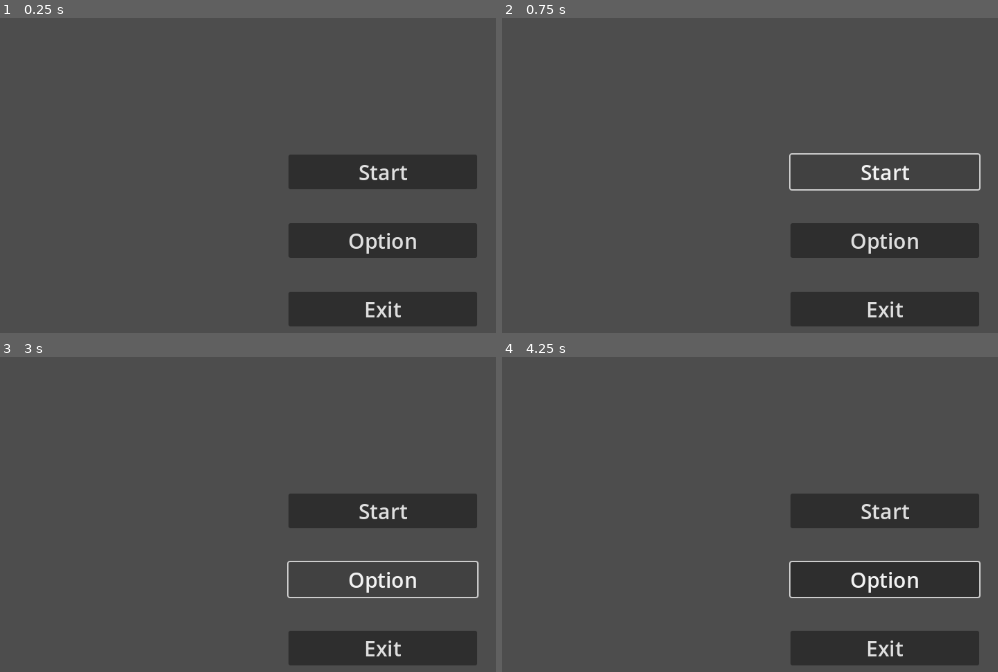
Above: before the commit, frames 1-4 (two rows, left to right).
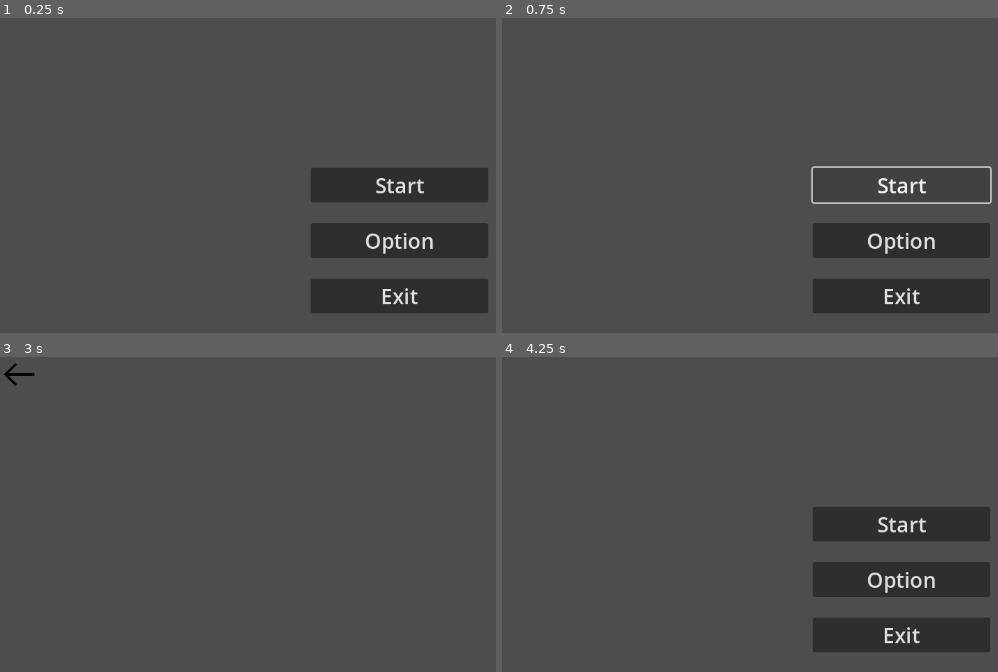
Above: after the commit, the same moments.

Repository: Zapzoop/chritmasgamejam
Game: Godot game, scene res://main_menu/mainmenu.tscn
Same seed, same stepped clock (60 frames per second), same inputs: the game is played once before the commit and once after it. Before the commit the project has no main scene; this scene is started directly in both runs.
Inputs (mouse positions are in pixels of both pictures, inside the frame that each line leads up to):
- Up to frame 1 (0.25 s): no input
- Up to frame 2 (0.75 s): click "Start" at 0.5 s
- Up to frame 3 (3 s): click "Start" at 1.25 s; click "Start" at 2 s; click "Option" at 2.75 s
- Up to frame 4 (4.25 s): click (521, 375) at 3.52 s

The runs differ from the first frame. In frame 1, 8.7% of the frame differs, in the area x 58-99%, y 43-98%; in frame 2, 6.5%; in frame 3, 8.8%; in frame 4, 9.0%, in the area x 57-99%, y 43-98%.
Error before the commit: Parse Error: Identifier "Global" not declared in the current scope. (res://main_menu/mainmenu.gd:19)

Commit message:
fix broken

Diff:
--- a/global/global.gd
+++ b/global/global.gd
@@ -11,15 +11,12 @@
 	callback.connect(_on_callback)
 
 func _on_change_scene(caller,callee):
-	print("emitted 2.0")
 	remember = caller.duplicate()
 	if callee == "options":
 		get_tree().change_scene_to_file(options)
 
 func _on_callback(calleename,calleeobj):
 	if calleename == "options":
-		print("received")
-		print(remember)
 		calleeobj.queue_free()
 		get_tree().get_root().add_child(remember)
 		get_tree().set_current_scene(remember)
--- a/main_menu/mainmenu.tscn
+++ b/main_menu/mainmenu.tscn
@@ -1,27 +1,29 @@
 [gd_scene load_steps=2 format=3 uid="uid://bbmf1tywq1u2v"]
 
-[ext_resource type="Script" path="res://main_menu/mainmenu.gd" id="1_fpnir"]
+[ext_resource type="Script" path="res://main_menu/mainmenu.gd" id="1_no5mc"]
 
-[node name="Mainmenu" type="Control"]
+[node name="mainmenu" type="Control"]
 layout_mode = 3
 anchors_preset = 15
 anchor_right = 1.0
 anchor_bottom = 1.0
 grow_horizontal = 2
 grow_vertical = 2
-script = ExtResource("1_fpnir")
+script = ExtResource("1_no5mc")
+metadata/_edit_use_anchors_ = true
 
 [node name="VBoxContainer" type="VBoxContainer" parent="."]
 layout_mode = 1
-anchors_preset = -1
-anchor_left = 0.361111
-anchor_right = 0.59809
+anchors_preset = 13
+anchor_left = 0.5
+anchor_right = 0.5
 anchor_bottom = 1.0
+offset_left = -128.0
+offset_right = 128.0
 grow_horizontal = 2
 grow_vertical = 2
-theme_override_constants/separation = 49
+theme_override_constants/separation = 30
 alignment = 1
-metadata/_edit_use_anchors_ = true
 
 [node name="start" type="Button" parent="VBoxContainer"]
 layout_mode = 2
--- a/project.godot
+++ b/project.godot
@@ -11,5 +11,10 @@
 [application]
 
 config/name="christmasgamejam"
+run/main_scene="res://main_menu/mainmenu.tscn"
 config/features=PackedStringArray("4.2", "Forward Plus")
 config/icon="res://icon.svg"
+
+[autoload]
+
+Global="*res://global/global.gd"
